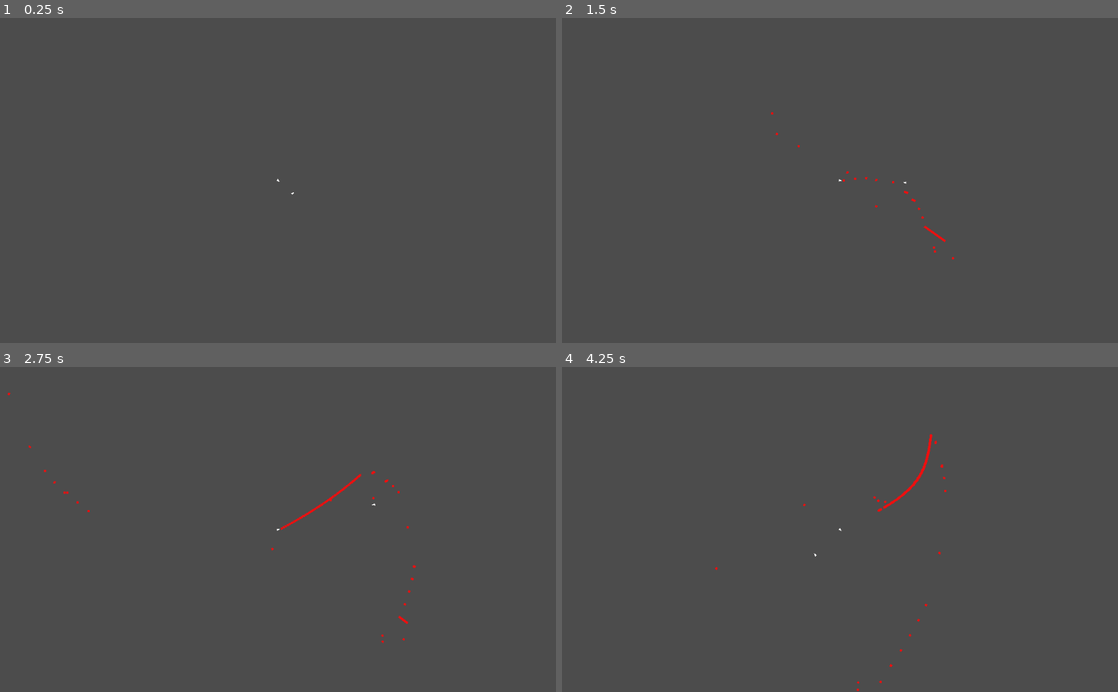
Above: before the commit, frames 1-4 (two rows, left to right).
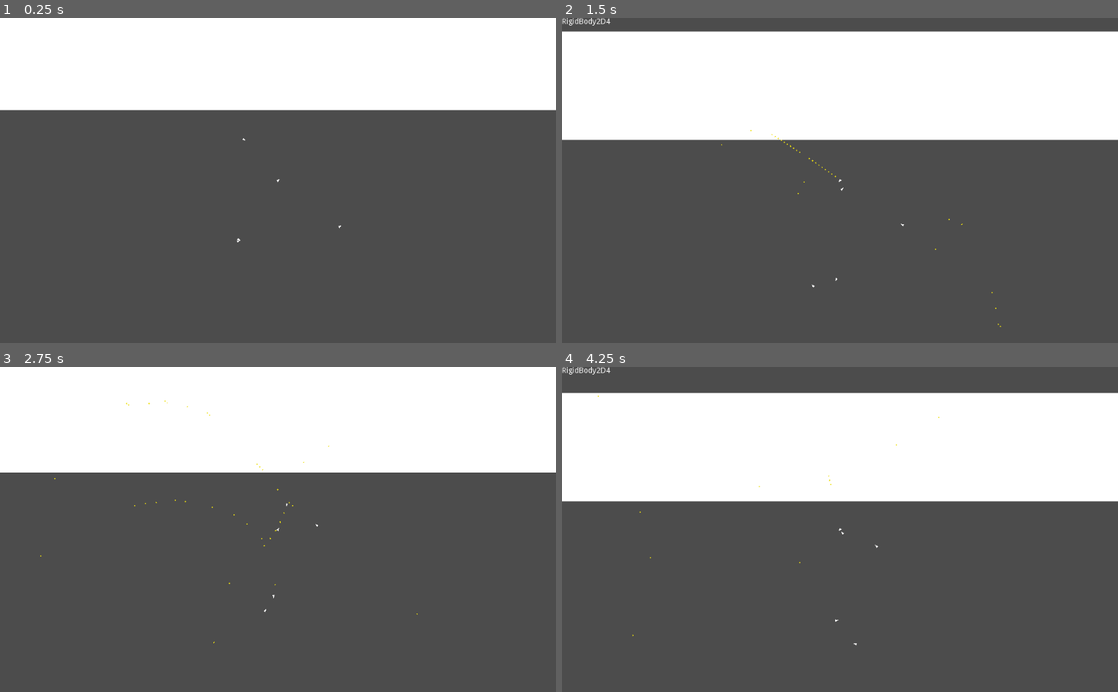
Above: after the commit, the same moments.

Repository: wasamiam/Pocket-Galaxy
Game: Godot game, scene res://BattlesScene.tscn
Two runs of this game, one before a commit and one after it. Both use one fixed random seed, a clock stepped at 60 frames per second and the inputs below.
Inputs:
- Up to frame 1 (0.25 s): no input
- Up to frame 2 (1.5 s): tap Enter at 0.5 s
- Up to frame 3 (2.75 s): no input
- Up to frame 4 (4.25 s): no input

The runs differ from the first frame. In frame 1, 28% of the frame differs, in the area x 0-100%, y 0-70%; in frame 2, 34%, in the area x 0-100%, y 0-96%; in frame 3, 33%; in frame 4, 34%.

Commit message:
Added gunship

Diff:
--- a/BattlesScene.tscn
+++ b/BattlesScene.tscn
@@ -1,7 +1,8 @@
-[gd_scene load_steps=3 format=2]
+[gd_scene load_steps=4 format=2]
 
 [ext_resource path="res://BattlesScene.gd" type="Script" id=1]
 [ext_resource path="res://fighter1.tscn" type="PackedScene" id=2]
+[ext_resource path="res://gunship.tscn" type="PackedScene" id=3]
 
 [node name="Node2D" type="Node2D"]
 
@@ -15,11 +16,29 @@
 scale = Vector2( 1, 1 )
 transform = Transform2D( 1, 0, 0, 1, 0, 0 )
 
+[node name="Label" type="Label" parent="CanvasLayer" index="0"]
+
+anchor_left = 0.0
+anchor_top = 0.0
+anchor_right = 0.0
+anchor_bottom = 0.0
+margin_right = 40.0
+margin_bottom = 14.0
+rect_pivot_offset = Vector2( 0, 0 )
+rect_clip_content = false
+mouse_filter = 2
+mouse_default_cursor_shape = 0
+size_flags_horizontal = 1
+size_flags_vertical = 4
+percent_visible = 1.0
+lines_skipped = 0
+max_lines_visible = -1
+
 [node name="RigidBody2D" parent="." index="1" groups=[
 "enemies",
 ] instance=ExtResource( 2 )]
 
-position = Vector2( 499.026, 274.292 )
+position = Vector2( 393.805, 240.888 )
 
 [node name="Camera2D" type="Camera2D" parent="RigidBody2D" index="3"]
 
@@ -51,4 +70,27 @@
 "enemies",
 ] instance=ExtResource( 2 )]
 
-position = Vector2( 512.502, 286.732 )
+position = Vector2( 450.705, 283.392 )
+
+[node name="RigidBody2D3" parent="." index="3" groups=[
+"enemies",
+] instance=ExtResource( 2 )]
+
+position = Vector2( 362.43, 202.092 )
+
+[node name="RigidBody2D4" parent="." index="4" groups=[
+"enemies",
+] instance=ExtResource( 2 )]
+
+position = Vector2( 357.419, 295.622 )
+
+[node name="RigidBody2D5" parent="." index="5" groups=[
+"enemies",
+] instance=ExtResource( 2 )]
+
+position = Vector2( 357.419, 295.622 )
+
+[node name="RigidBody2D6" parent="." index="6" instance=ExtResource( 3 )]
+
+position = Vector2( 379.131, 125.264 )
+_sections_unfolded = [ "Collision" ]
--- /dev/null
+++ b/Position2D.gd
@@ -0,0 +1,35 @@
+extends Position2D
+
+const bullet = preload("res://bullet.tscn")
+onready var target = get_target()
+
+func _ready():
+	_physics_process(true)
+	pass
+
+func _physics_process(delta):
+	target = get_target()
+	fire(target)
+	pass
+func get_target():
+	if !get_tree().has_group("enemies"):
+		return null
+
+	var enemies = get_tree().get_nodes_in_group("enemies")
+	var current = enemies[0]
+	if current.name == get_parent().name:
+		current = enemies[1]
+	for x in enemies:
+		if x.name != get_parent().name:
+			if x.global_position.distance_to(global_position) <= current.global_position.distance_to(global_position):
+				current = x
+	#print(name, ": ", current.name)
+	#label.name = current.name
+	return current
+	pass
+
+func fire(target):
+	var b = bullet.instance()
+	b.global_position = global_position
+	get_node("..").add_child(b)
+	b.apply_impulse(Vector2(0,0), Vector2(300,0).rotated(target.global_position.angle_to_point(global_position)) )
--- a/bullet.tscn
+++ b/bullet.tscn
@@ -3,7 +3,7 @@
 [sub_resource type="RectangleShape2D" id=1]
 
 custom_solver_bias = 0.0
-extents = Vector2( 1, 1 )
+extents = Vector2( 0.5, 0.5 )
 
 [node name="RigidBullet" type="RigidBody2D"]
 
@@ -11,7 +11,7 @@
 collision_layer = 2
 collision_mask = 1
 mode = 0
-mass = 1.0
+mass = 0.05
 friction = 1.0
 bounce = 1.0
 gravity_scale = 1.0
@@ -33,9 +33,9 @@
 
 [node name="Polygon2D" type="Polygon2D" parent="." index="1"]
 
-polygon = PoolVector2Array( -1, -1, -1, 1, 1, 1, 1, -1 )
+polygon = PoolVector2Array( -0.5, -0.5, -0.5, 0.5, 0.5, 0.5, 0.5, -0.5 )
 uv = PoolVector2Array(  )
-color = Color( 0.933594, 0.0619965, 0.0619965, 1 )
+color = Color( 0.933594, 0.879119, 0.0619965, 1 )
 vertex_colors = PoolColorArray(  )
 offset = Vector2( 0, 0 )
 antialiased = false
--- a/fighter1.tscn
+++ b/fighter1.tscn
@@ -6,17 +6,17 @@
 
 const bullet = preload(\"res://bullet.tscn\")
 
-var linearVelocityModule = 1
-var localLinearVelocityX
-var localLinearVelocityY
-onready var label = get_node(\"Label\")
-
 func _ready():
+	set_physics_process(false)
 	pass
 
 func _integrate_forces(state):
-	apply_impulse(Vector2(0,0), Vector2(1,0).rotated(rotation) )
+	apply_impulse(Vector2(0,0), Vector2(2,0).rotated(rotation) )
+
 	attack_enemy()
+
+func _physics_process(delta):
+	#get_node(\"../CanvasLayer/Label\").text = String(linear_velocity)
 	pass
 
 func attack_enemy():
@@ -30,10 +30,15 @@
 # Right, it is the closest target.
 func find_target():
 	var target = get_closest_enemy(global_position)
+	get_node(\"../CanvasLayer/Label\").text = String(target.name)
 	if target == null:
 		return null
 	else:
-		return target.global_position
+		return lead_target(target)
+
+func lead_target(target):
+	var vec = target.linear_velocity
+	return target.global_position + (vec * (1.0/60.0))
 
 # Adds angular velocity to face g_coords
 func face_target(g_position):
@@ -56,7 +61,7 @@
 	b.global_position = get_node(\"Position2D\").global_position
 	b.rotation = rotation
 	get_parent().add_child(b)
-	b.apply_impulse(Vector2(0,0), Vector2(200,0).rotated(rotation) )
+	b.apply_impulse(Vector2(0,0), Vector2(300,0).rotated(rotation) )
 
 func angle_to_target(g_position):
 
@@ -90,7 +95,7 @@
 func _unhandled_key_input(event):
 	pass"
 
-[node name="RigidBody2D" type="RigidBody2D" index="0"]
+[node name="RigidBody2D" type="RigidBody2D"]
 
 input_pickable = false
 collision_layer = 1
@@ -107,11 +112,11 @@
 sleeping = false
 can_sleep = true
 linear_velocity = Vector2( 0, 0 )
-linear_damp = -1.0
+linear_damp = 3.0
 angular_velocity = 0.0
 angular_damp = 0.0
 script = SubResource( 1 )
-_sections_unfolded = [ "Angular", "Applied Forces", "Collision" ]
+_sections_unfolded = [ "Angular", "Applied Forces", "Collision", "Linear" ]
 
 [node name="Polygon2D" type="Polygon2D" parent="." index="0"]
 
--- /dev/null
+++ b/gunship.tscn
@@ -0,0 +1,86 @@
+[gd_scene load_steps=3 format=2]
+
+[ext_resource path="res://Position2D.gd" type="Script" id=1]
+
+[sub_resource type="RectangleShape2D" id=1]
+
+custom_solver_bias = 0.0
+extents = Vector2( 323.767, 50 )
+
+[node name="RigidBody2D" type="RigidBody2D" index="0"]
+
+input_pickable = false
+collision_layer = 4
+collision_mask = 1
+mode = 0
+mass = 1.0
+friction = 1.0
+bounce = 0.0
+gravity_scale = 1.0
+custom_integrator = false
+continuous_cd = 0
+contacts_reported = 0
+contact_monitor = false
+sleeping = false
+can_sleep = true
+linear_velocity = Vector2( 0, 0 )
+linear_damp = -1.0
+angular_velocity = 0.0
+angular_damp = -1.0
+_sections_unfolded = [ "Collision" ]
+
+[node name="CollisionShape2D" type="CollisionShape2D" parent="." index="0"]
+
+position = Vector2( 6.23323, 0 )
+shape = SubResource( 1 )
+_sections_unfolded = [ "Transform" ]
+
+[node name="Polygon2D" type="Polygon2D" parent="." index="1"]
+
+polygon = PoolVector2Array( 330, -50, 330, 50, -320, 50, -320, -50 )
+uv = PoolVector2Array(  )
+color = Color( 1, 1, 1, 1 )
+vertex_colors = PoolColorArray(  )
+offset = Vector2( 0, 0 )
+antialiased = false
+texture = null
+texture_offset = Vector2( 0, 0 )
+texture_scale = Vector2( 1, 1 )
+texture_rotation_degrees = 0.0
+invert_enable = false
+invert_border = 100.0
+
+[node name="Position2D" type="Position2D" parent="." index="2"]
+
+position = Vector2( 240, 70 )
+rotation = 1.5708
+script = ExtResource( 1 )
+_sections_unfolded = [ "Transform" ]
+
+[node name="Position2D2" type="Position2D" parent="." index="3"]
+
+position = Vector2( 100, 70 )
+
+[node name="Position2D3" type="Position2D" parent="." index="4"]
+
+position = Vector2( -100, 70 )
+
+[node name="Position2D4" type="Position2D" parent="." index="5"]
+
+position = Vector2( -250, 70 )
+
+[node name="Position2D5" type="Position2D" parent="." index="6"]
+
+position = Vector2( -250, -70 )
+
+[node name="Position2D6" type="Position2D" parent="." index="7"]
+
+position = Vector2( -100, -70 )
+
+[node name="Position2D7" type="Position2D" parent="." index="8"]
+
+position = Vector2( 100, -70 )
+
+[node name="Position2D8" type="Position2D" parent="." index="9"]
+
+position = Vector2( 240, -70 )
